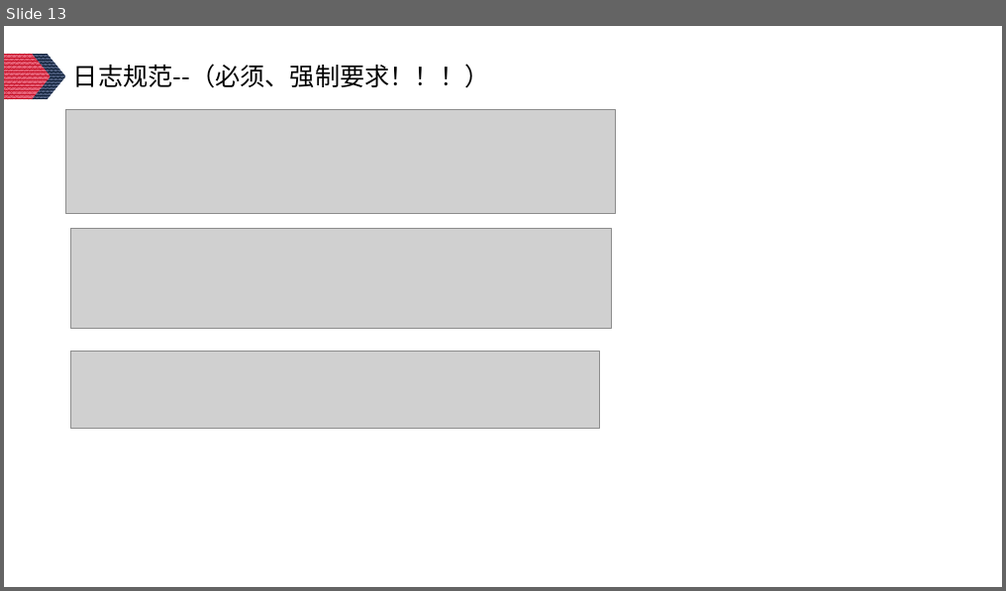
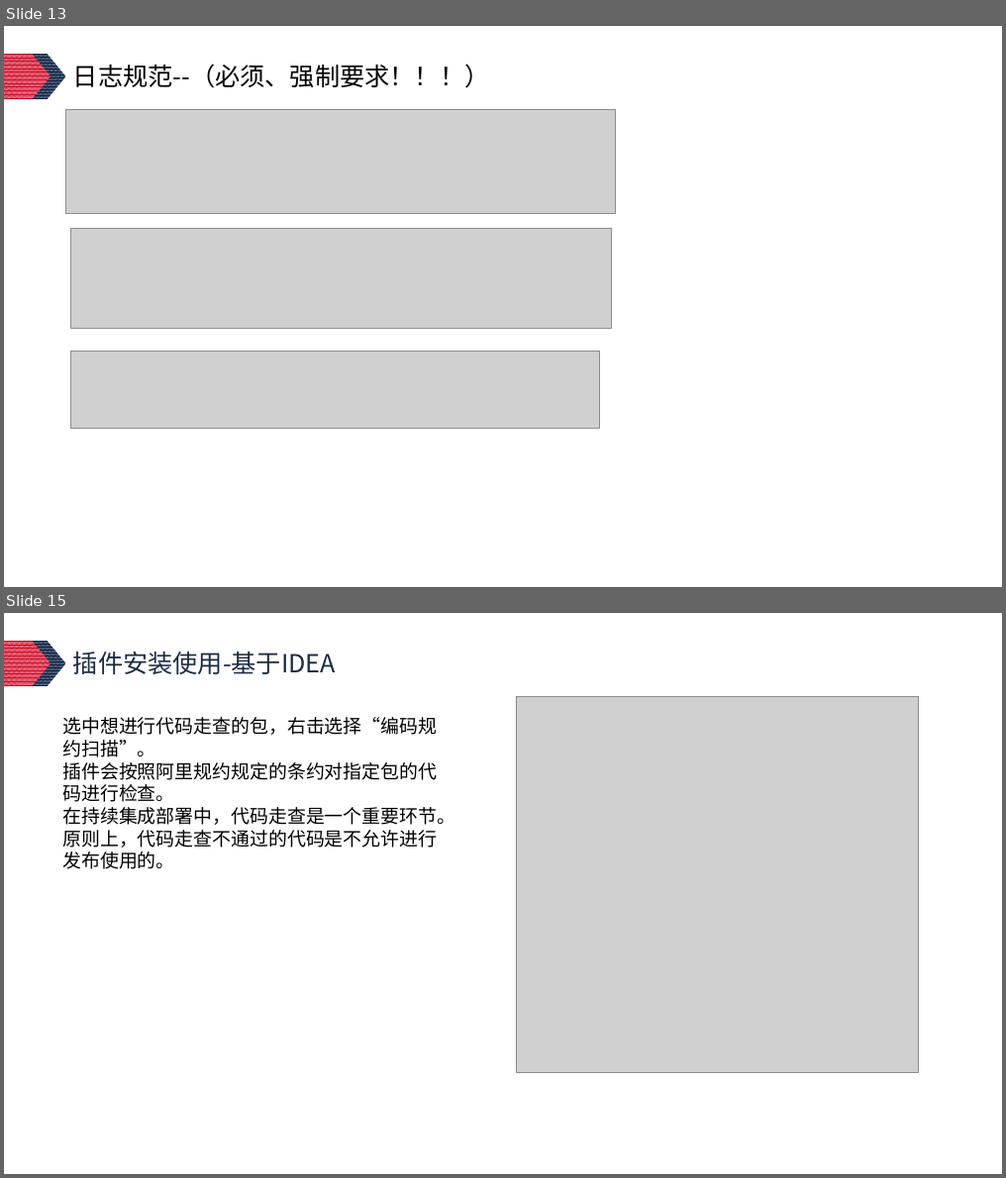
Before and after one commit to Lunzqd/codingProtocol, a slide deck: java开发手册知识分享-李龙.pptx. Shown one above the other, each under a label of ours: slide 13 before the commit, slides 13 and 15 after it; the slides between them are not shown. The pictures are 1006x591 and 1006x1178 pixels, drawn with LibreOffice and Linux fonts; fonts in the diff are those of the drawing; grey boxes stand for pictures. Boxes give left, top, right and bottom in pixels: in the first picture for what was removed or moved away, otherwise in the second. Text is boxed around its words. In the diff, an @@ line names an element or a change of style, - is before the commit and + after.

```diff
--- a/java开发手册知识分享-李龙.pptx
+++ b/java开发手册知识分享-李龙.pptx
@@ slide 15 added at box(4, 613, 1002, 1174), background #FFFFFF; not listed: 2 template elements that a slide beside it also shows @@
@@ text added at box(73, 652, 336, 674), 24 pt, text #1C2C44 @@
+插件安装使用-基于IDEA
@@ picture added at box(516, 697, 919, 1072) @@
@@ text added at box(62, 717, 455, 869), 18 pt, text #000000 @@
+选中想进行代码走查的包，右击选择“编码规约扫描”。
+插件会按照阿里规约规定的条约对指定包的代码进行检查。
+在持续集成部署中，代码走查是一个重要环节。原则上，代码走查不通过的代码是不允许进行发布使用的。
```
Also in this commit, not shown: 12 other slides changed, 4 other slides added, 1 slide removed.
